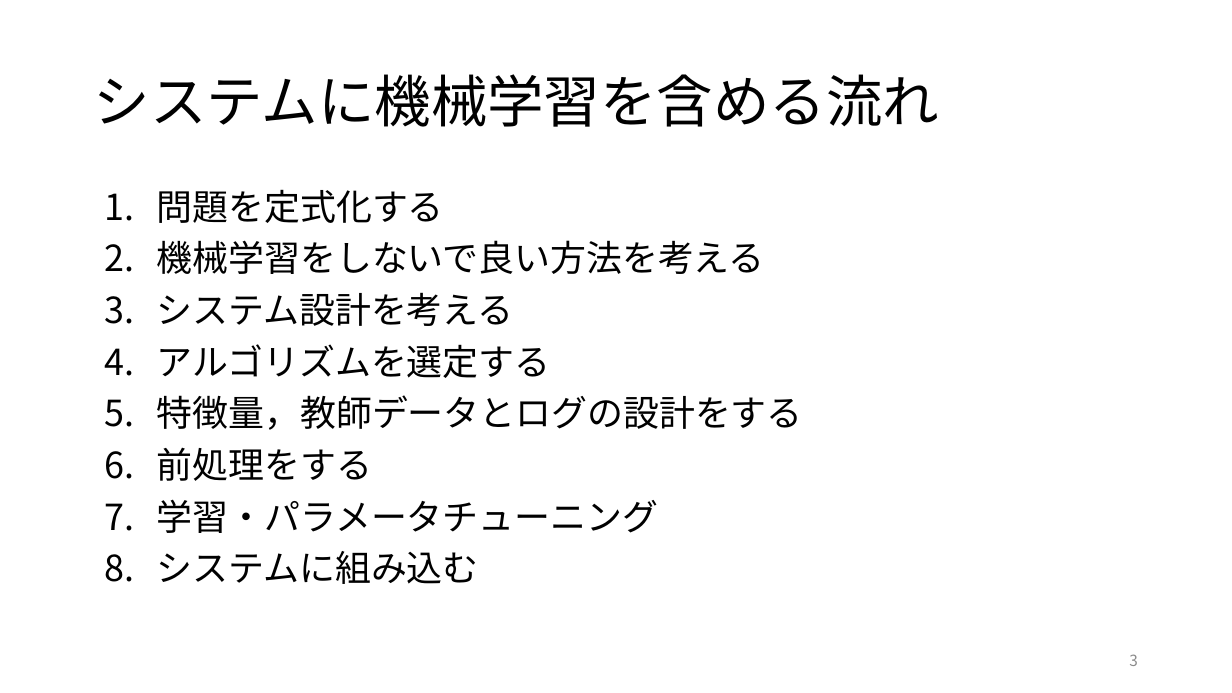
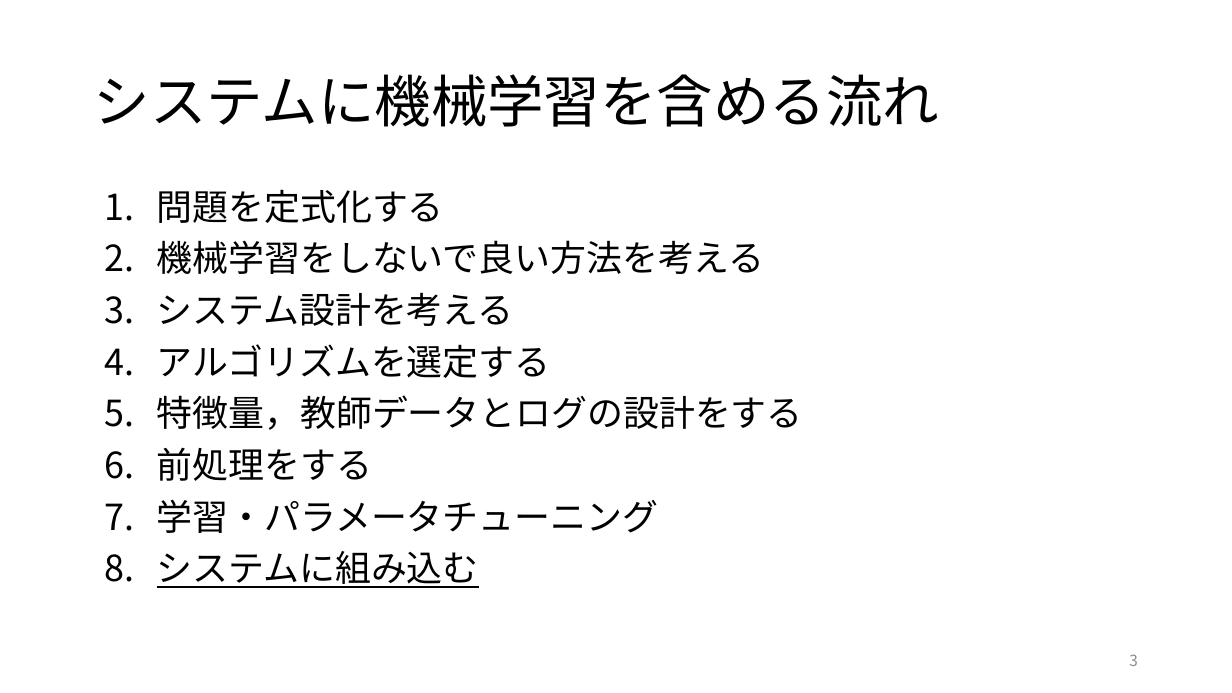
Before and after one commit to ryosuke-ku/Rinko, a slide deck: slide 3 of 仕事ではじめる機械学習第4章.pptx. Drawn at 1232x693 pixels with LibreOffice and Linux fonts; fonts in the diff are those of the drawing. Boxes give left, top, right and bottom in pixels: in the first picture for what was removed or moved away, otherwise in the second. Text is boxed around its words. In the diff, an @@ line names an element or a change of style, - is before the commit and + after.

```diff
--- a/仕事ではじめる機械学習第4章.pptx
+++ b/仕事ではじめる機械学習第4章.pptx
@@ text at [157, 551, 479, 588]: underline on in "システムに組み込む" @@
```
Also in this commit, not shown: 6 other slides changed, 1 slide added, 2 other files.
